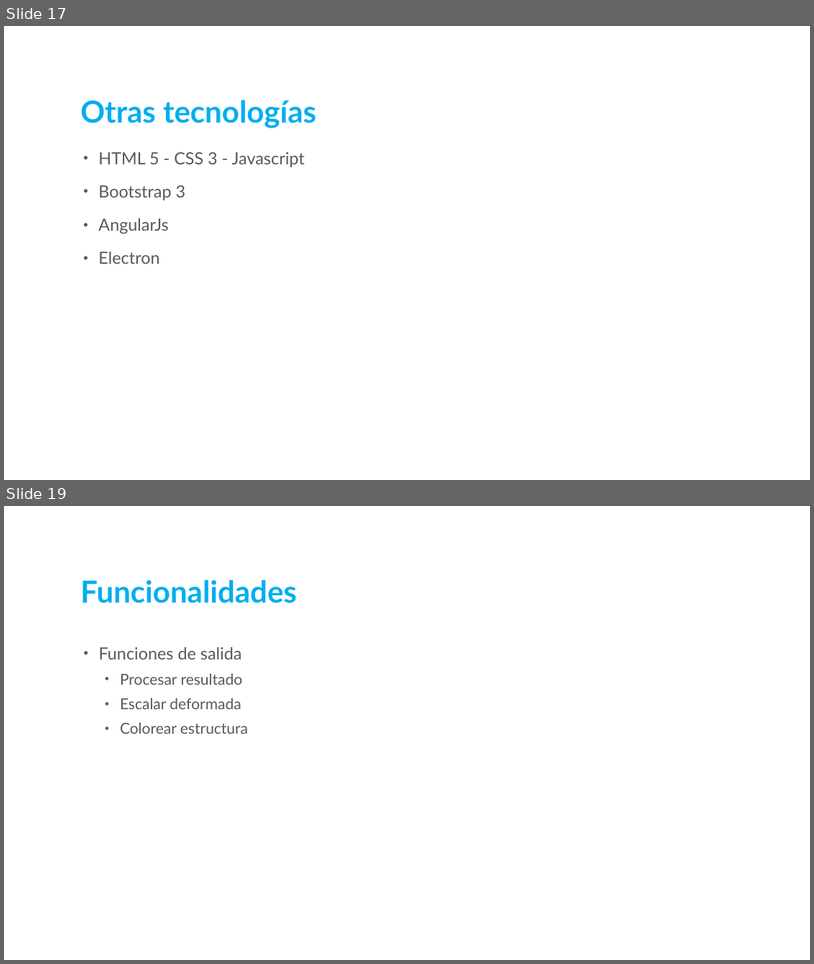
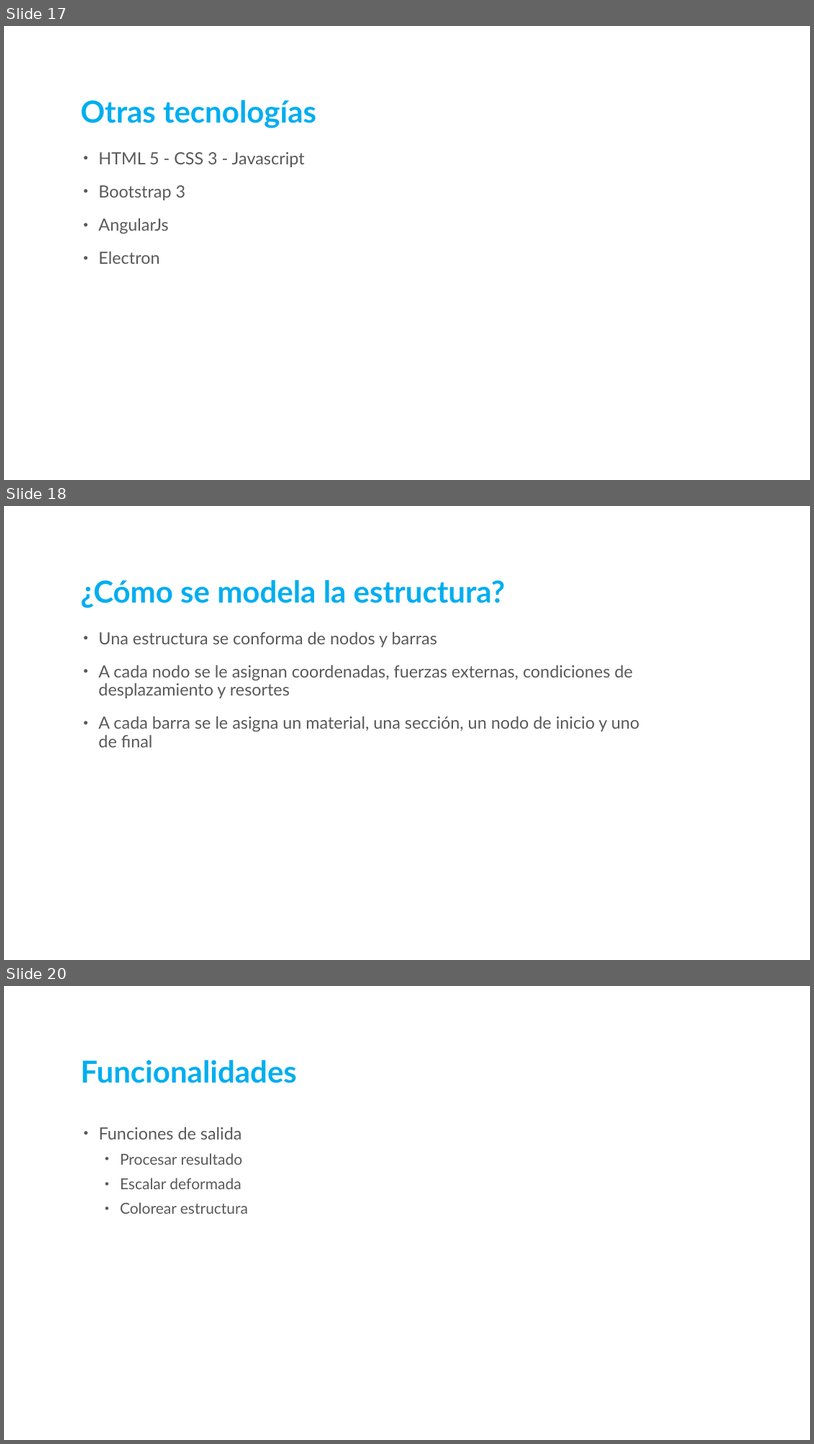
Before and after one commit to oliveraRafa/IETFEM, a slide deck: Tesis/Tesis.pptx. Shown one above the other, each under a label of ours: slides 17 and 19 before the commit, slides 17, 18 and 20 after it; the slides between them are not shown. The pictures are 814x964 and 814x1444 pixels, drawn with LibreOffice and Linux fonts; fonts in the diff are those of the drawing; background and template pictures are left out. Boxes give left, top, right and bottom in pixels: in the first picture for what was removed or moved away, otherwise in the second. Text is boxed around its words. In the diff, an @@ line names an element or a change of style, - is before the commit and + after.

```diff
--- a/Tesis/Tesis.pptx
+++ b/Tesis/Tesis.pptx
@@ slide 18 added at (4,506,810,960), background picture (left out) @@
@@ title added at (80,579,505,608), 36 pt, text #00AEEF, bold @@
+¿Cómo se modela la estructura?
@@ text added at (98,632,640,747), 20 pt, text #595959 @@
+• Una estructura se conforma de nodos y barras
+• A cada nodo se le asignan coordenadas, fuerzas externas, condiciones de desplazamiento y resortes
+• A cada barra se le asigna un material, una sección, un nodo de inicio y uno de final
@@ what was slide 19 is now slide 20 @@
```
Also in this commit, not shown: 2 slides changed, 1 other slide added, 1 slide removed.
